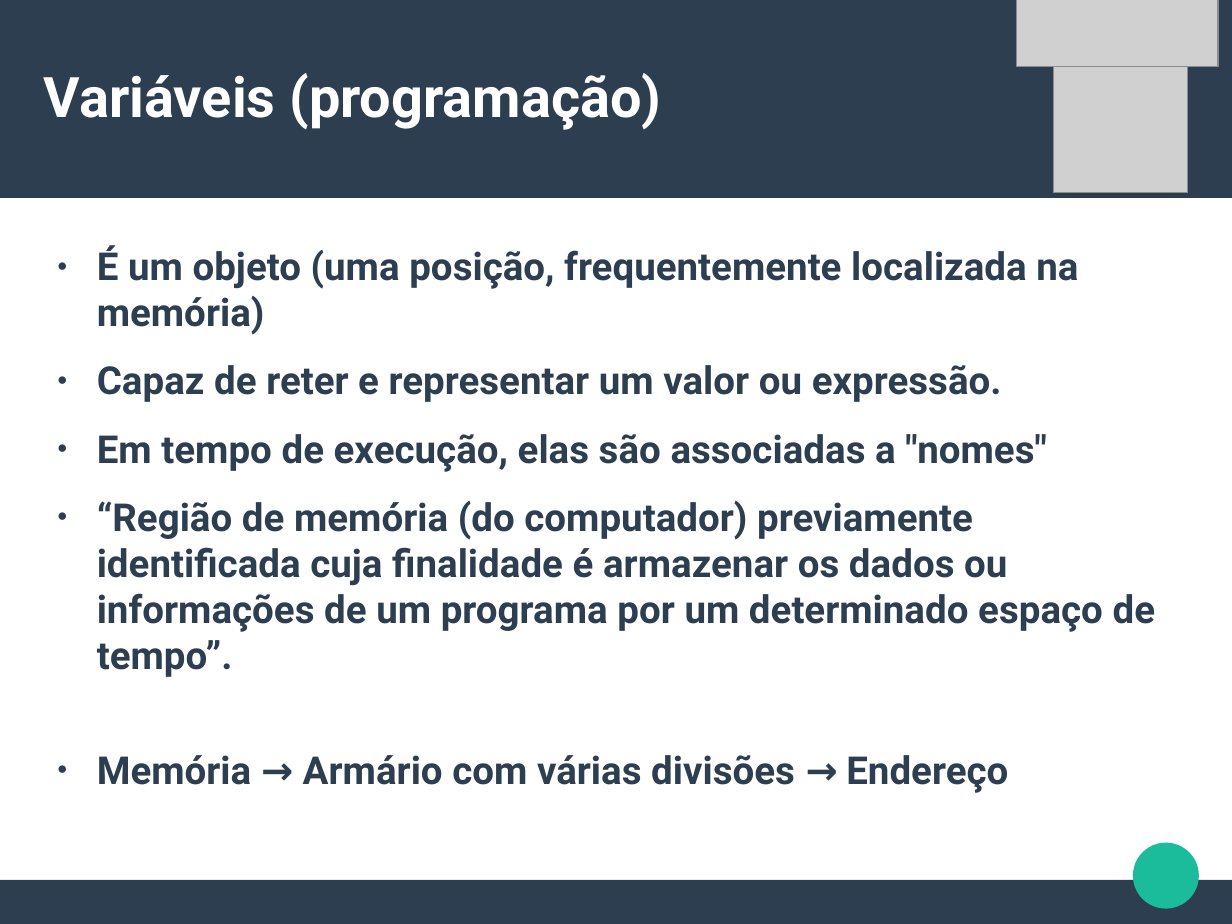
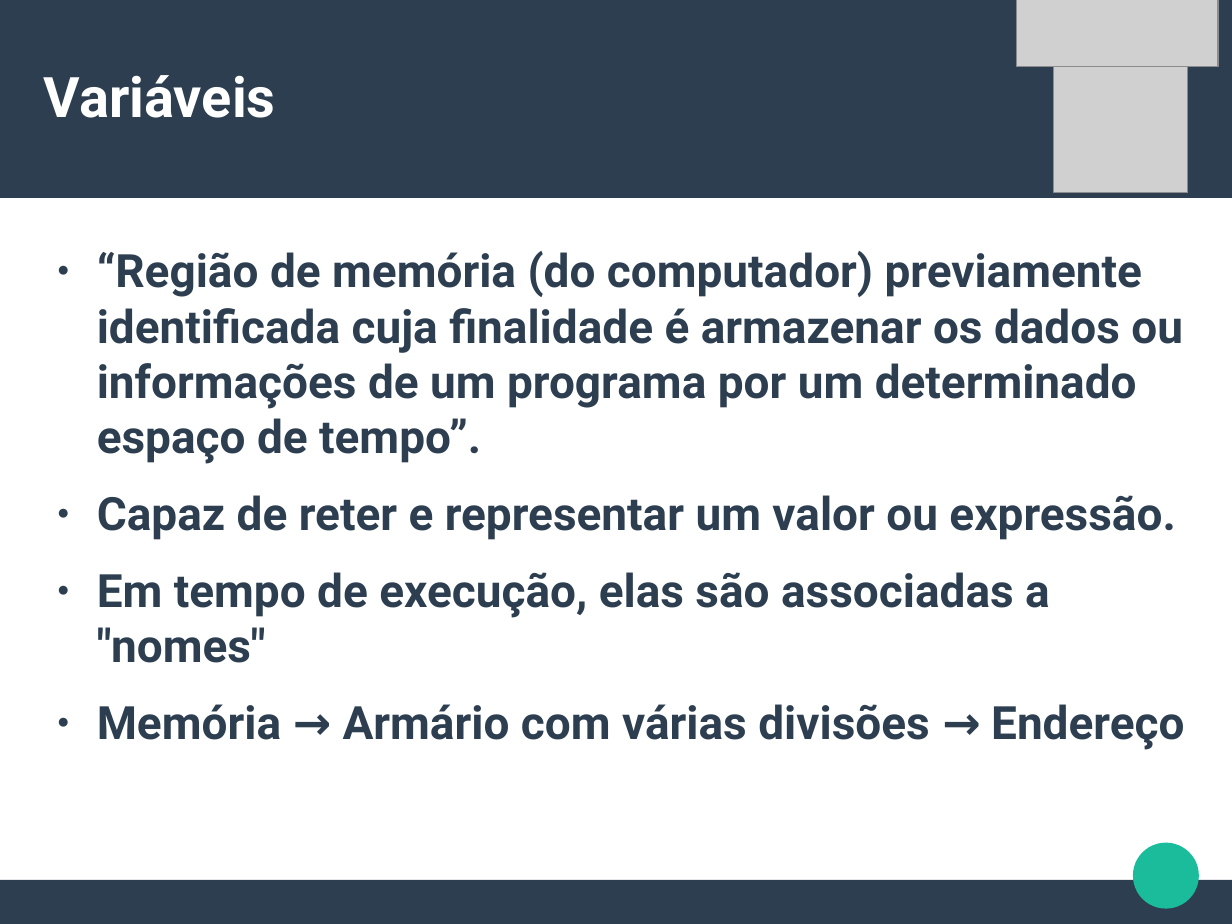
Before and after one commit to CalicoUFSC/minicurso-python, a slide deck: slide 6 of Aula1/Aula1.odp (slide 3 before the commit). Drawn at 1232x924 pixels with LibreOffice and Linux fonts; fonts in the diff are those of the drawing; grey boxes stand for pictures. Boxes give left, top, right and bottom in pixels: in the first picture for what was removed or moved away, otherwise in the second. Text is boxed around its words. In the diff, an @@ line names an element or a change of style, - is before the commit and + after.

```diff
--- a/Aula1/Aula1.odp
+++ b/Aula1/Aula1.odp
@@ title at (x1=44, y1=75, x2=276, y2=118): text changed @@
-Variáveis (programação)
+Variáveis
@@ text at (x1=97, y1=251, x2=1183, y2=464): text changed; size 24.8 to 29.6 pt @@
-● É um objeto (uma posição, frequentemente localizada na memória)
+● “Região de memória (do computador) previamente identificada cuja finalidade é armazenar os dados ou informações de um programa por um determinado espaço de tempo”.
@@ text at (x1=97, y1=501, x2=1156, y2=677): paragraph removed @@
-● “Região de memória (do computador) previamente identificada cuja finalidade é armazenar os dados ou informações de um programa por um determinado espaço de tempo”.
@@ text at (x1=97, y1=495, x2=1184, y2=750): size 24.8 to 29.6 pt in "Capaz de reter e representar um valor ...", "Em tempo de execução, elas são associadas ...", "Memória → Armário com várias divisões → ..." @@
```
Also in this commit, not shown: 5 other slides changed, 7 slides added, 3 slides removed, 7 other files.
